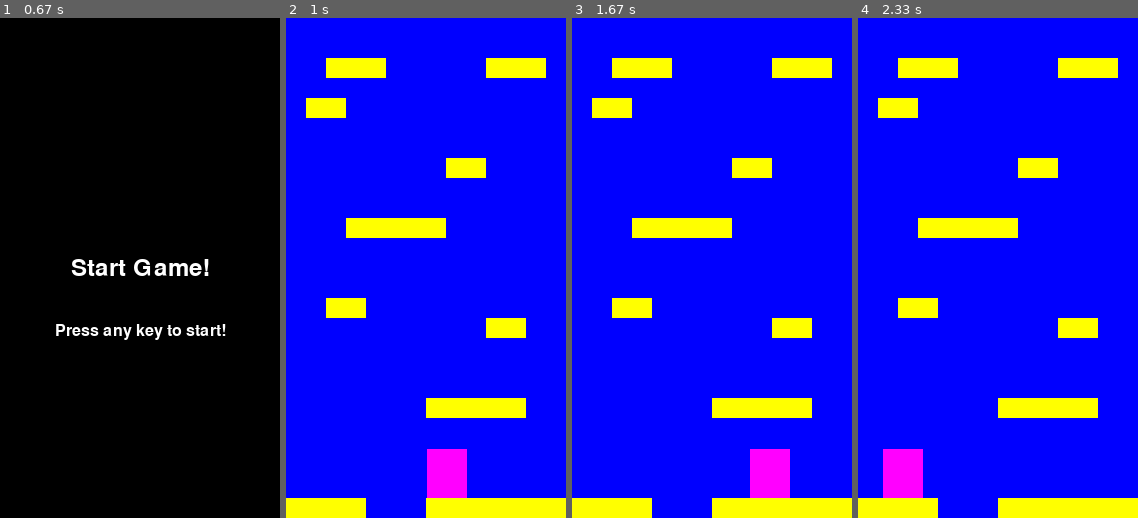
Above: before the commit, frames 1-4 (left to right).
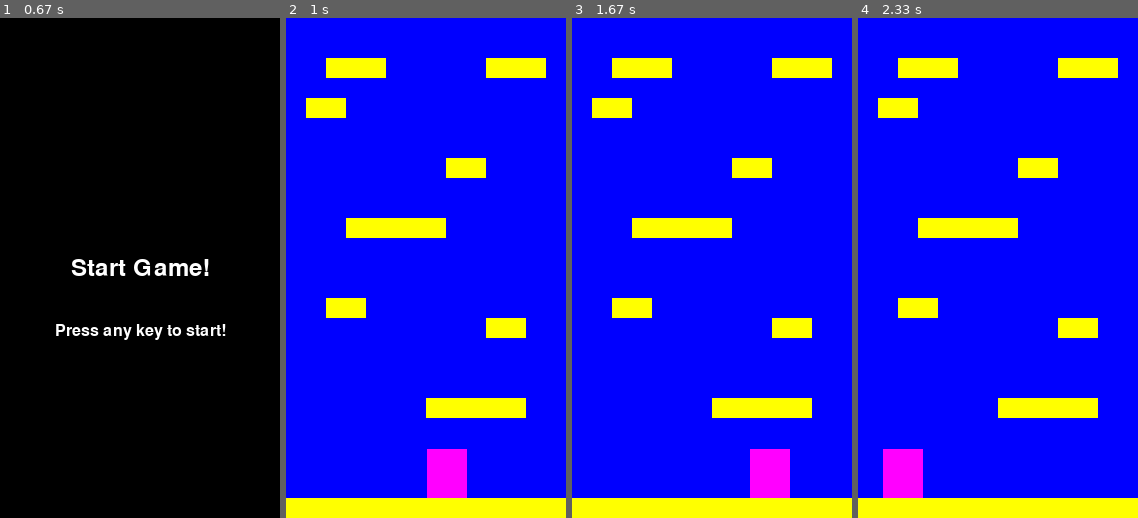
Above: after the commit, the same moments.

Repository: Calum-Johnston/pygame_2d_platformer
Game: pygame game, started from main.py
Same seed, same stepped clock (60 frames per second), same inputs: the game is played once before the commit and once after it.
Inputs:
- Up to frame 1 (0.67 s): hold Right from 0.33 s (still down)
- Up to frame 2 (1 s): release Right at 0.8 s; hold Right from 0.83 s (still down)
- Up to frame 3 (1.67 s): release Right at 1.3 s; hold Left from 1.33 s (still down)
- Up to frame 4 (2.33 s): release Left at 1.87 s; hold Left 1.9-2.3 s

Frame 1 is identical in both runs. In frame 2, 0.9% of the frame differs, in the area x 28-50%, y 96-100%; in frame 3, 0.9%; in frame 4, 0.9%.

Commit message:
Minor fixes

Diff:
--- a/Issues.txt
+++ b/Issues.txt
@@ -9,3 +9,6 @@
   final new built plat (off-screen)
 Because of this, the camera would have to move a little further each time before generating
 new platforms, and eventually it wouldn't generate them within range.
+
+Possbily implement equation to calculate max jump height (for platform gen.)
+Issue here - To do with checking for collision and resetting y value
--- a/main.py
+++ b/main.py
@@ -137,17 +137,14 @@
                 closestPlatform_Distance = pt.rect.top
 
         firstPositionY = 0
-
         for x in range(0, rd.randrange(0, 6)):
-            width = rd.randrange(40, 100)
+            width = rd.randrange(RANDOM_WIDTH_MIN, RANDOM_WIDTH_MAX)
             x = rd.randrange(0, WIDTH - width)
-            print(closestPlatform_Distance - 130)
             y = rd.randrange(closestPlatform_Distance - 130, min(closestPlatform_Distance - 60, 0))  # 60 is arbitrary, 130 is based on jump height
             pt = Platform(x, y, width, 20, self.player)
             self.platform_sprites.add(pt)
             if(x == 0):
                 firstPositionY = y
-
             closestPlatform_Distance = y # Reset y, and restart
 
         self.distanceToNextBuild = abs(firstPositionY - closestPlatform_Distance)
@@ -208,7 +205,7 @@
 
 
 
-
+# Main program
 running = True
 while(running):
     splashScreen("Start")
--- a/sections/easy/easy_1.txt
+++ b/sections/easy/easy_1.txt
@@ -23,5 +23,5 @@
 #--------------#
 #--------------#
 #--------------#
-#xxxx---xxxxxxx#
+#xxxxxxxxxxxxxx#
 ################
--- a/settings.py
+++ b/settings.py
@@ -11,6 +11,10 @@
 PLAYER_FRICTION = -0.12
 PLAYER_GRAVITY = 0.5
 
+# Random Generation Settings
+RANDOM_WIDTH_MIN = 40
+RANDOM_WIDTH_MAX = 100
+
 # Colours
 WHITE = (255, 255, 255)
 BLACK = (0, 0, 0)
